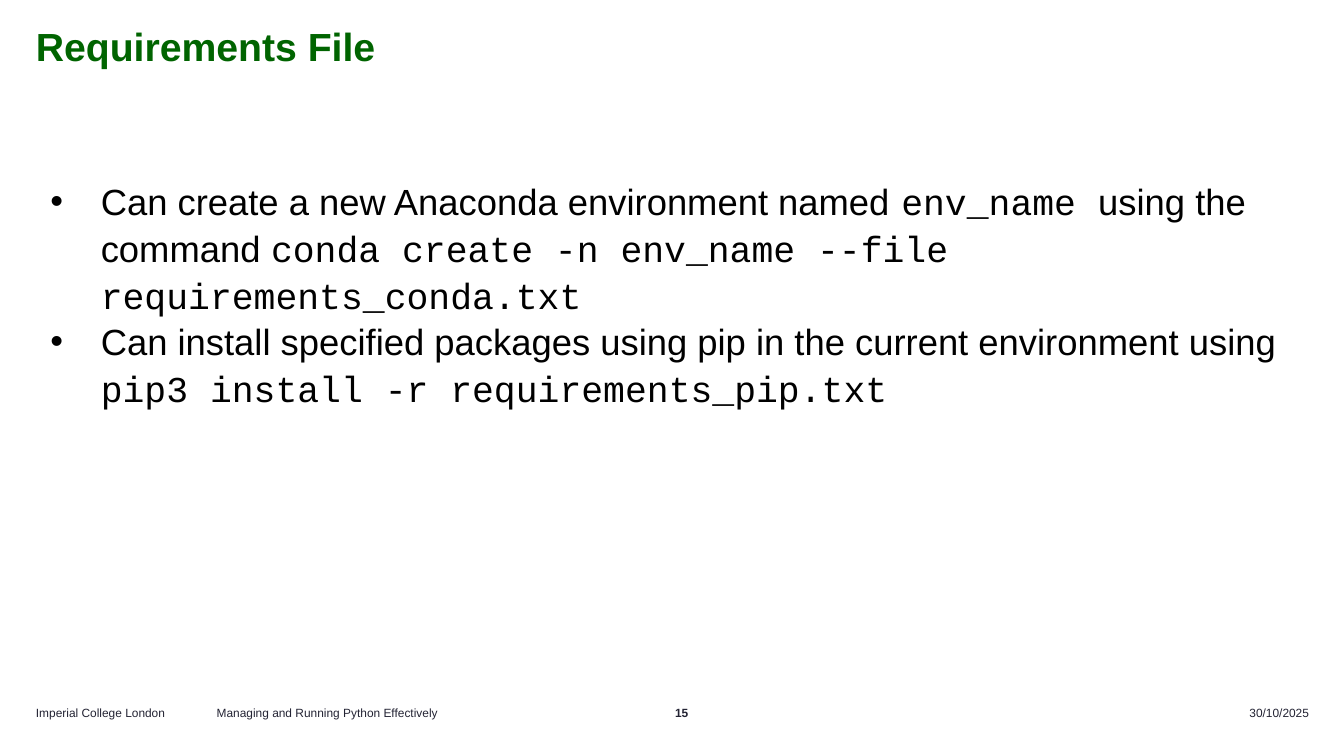
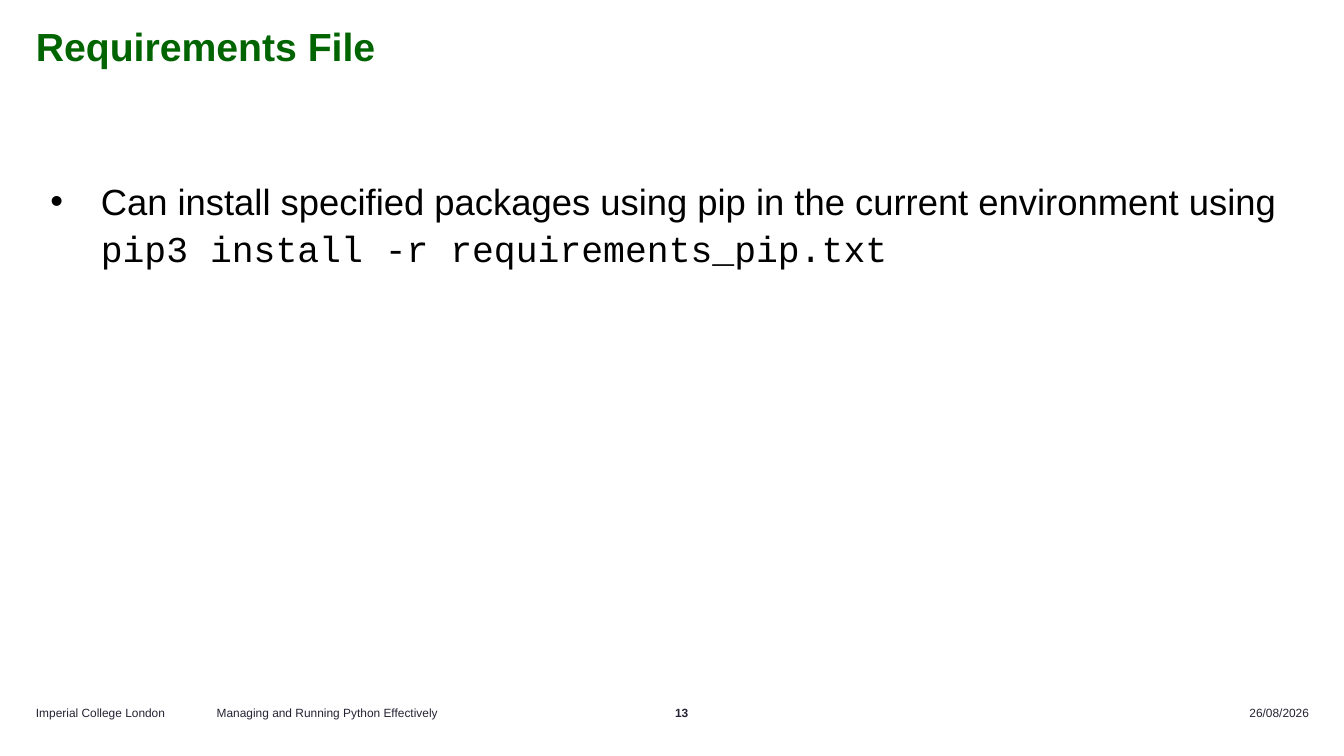
Before and after one commit to ImperialCollegeLondon/RCDS-managing-and-running-python-effectively, a slide deck: slide 13 of Managing and Running Python Effectively.pptx (slide 15 before the commit). Drawn at 1344x756 pixels with LibreOffice and Linux fonts; fonts in the diff are those of the drawing. Boxes give left, top, right and bottom in pixels: in the first picture for what was removed or moved away, otherwise in the second. Text is boxed around its words. In the diff, an @@ line names an element or a change of style, - is before the commit and + after.

```diff
--- a/Managing and Running Python Effectively.pptx
+++ b/Managing and Running Python Effectively.pptx
@@ text at <box>101,188,1246,317</box>: paragraph removed @@
-• Can create a new Anaconda environment named env_name using the command conda create -n env_name --file requirements_conda.txt
@@ text at <box>1249,708,1309,717</box>: text changed @@
-30/10/2025
+26/08/2026
```
Also in this commit, not shown: 26 other slides changed, 6 slides removed, 4 other files.
